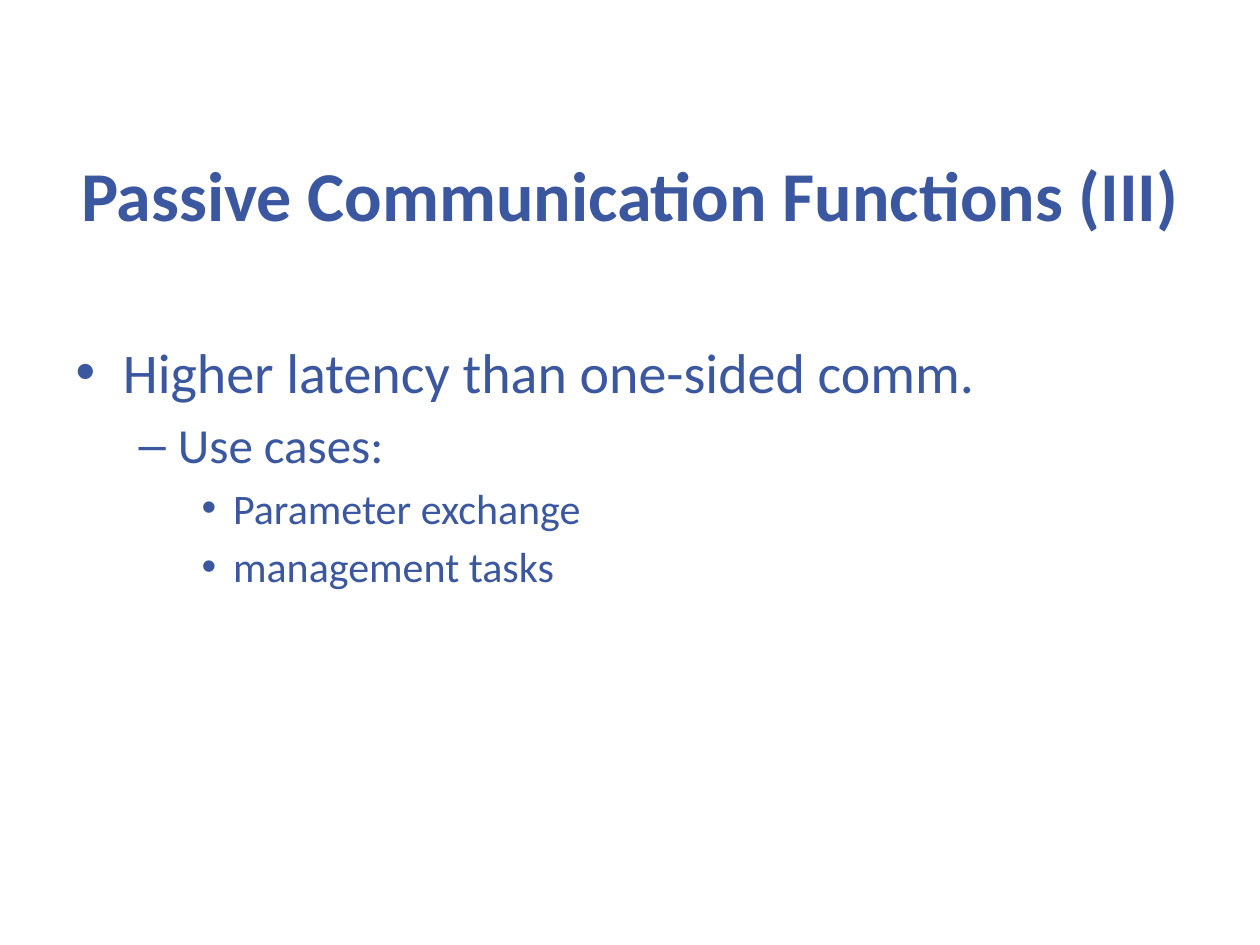
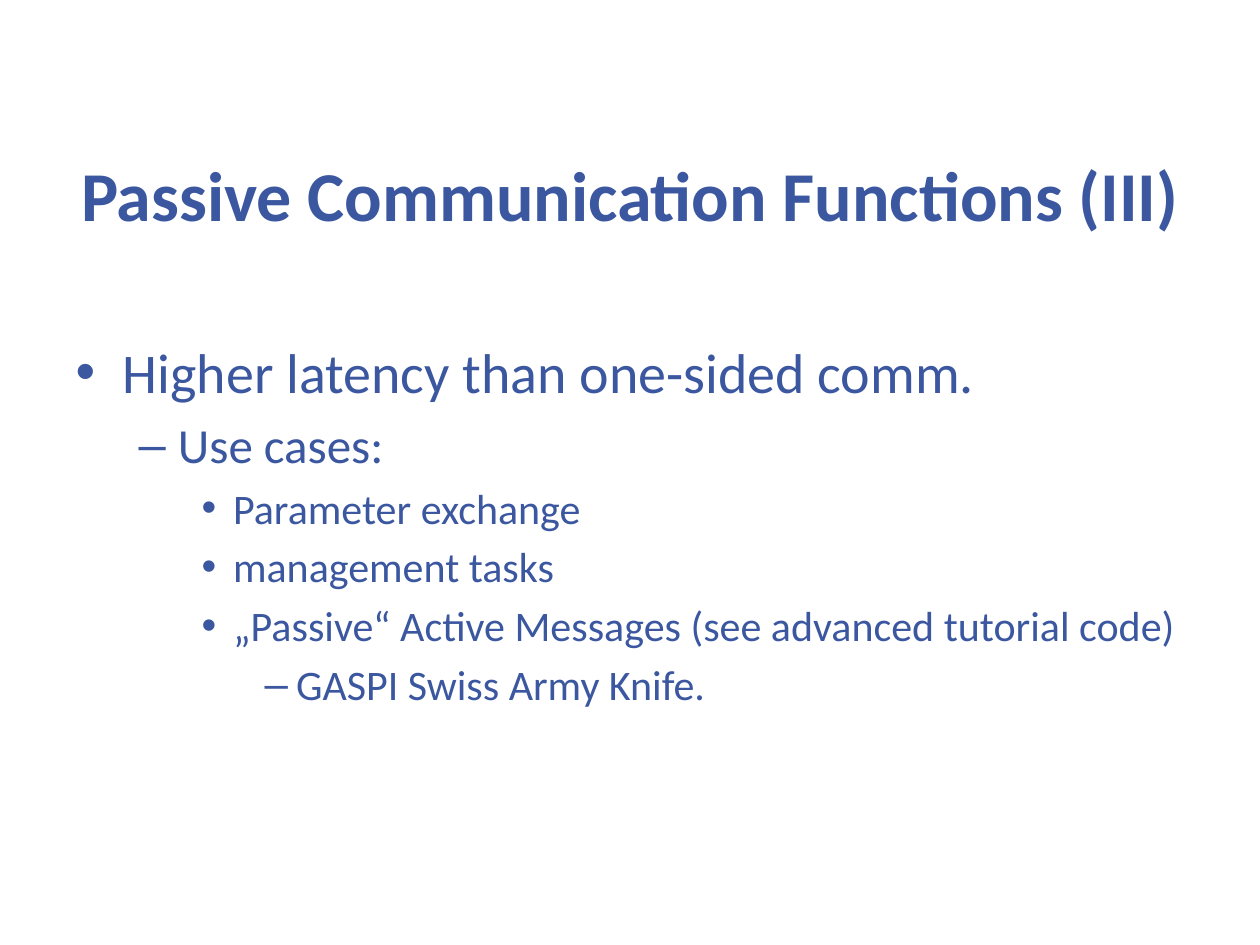
Before and after one commit to cc-hpc-itwm/GPI-2, a slide deck: slide 81 of tutorial/slides/gaspi_tutorial.pptx. Drawn at 1260x945 pixels with LibreOffice and Linux fonts; fonts in the diff are those of the drawing; background and template pictures are left out. Boxes give left, top, right and bottom in pixels: in the first picture for what was removed or moved away, otherwise in the second. Text is boxed around its words. In the diff, an @@ line names an element or a change of style, - is before the commit and + after.

Commit message:
Update to tutorial slides.

```diff
--- a/tutorial/slides/gaspi_tutorial.pptx
+++ b/tutorial/slides/gaspi_tutorial.pptx
@@ text at [233, 610, 1174, 707]: paragraphs added @@
+    • „Passive“ Active Messages (see advanced tutorial code)
+      – GASPI Swiss Army Knife.
```
Also in this commit, not shown: 1 other slide changed, 1 slide added, 1 other file.
